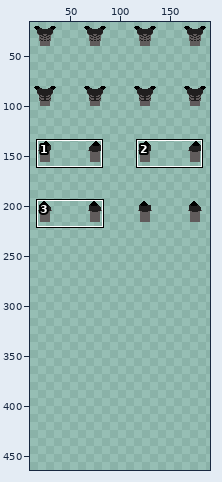
One commit to this sprite sheet: core/assets/black_plate_torso.png. The first picture is a wide view before the edit; the outline marks the close-up.
Close-up. Earlier state:
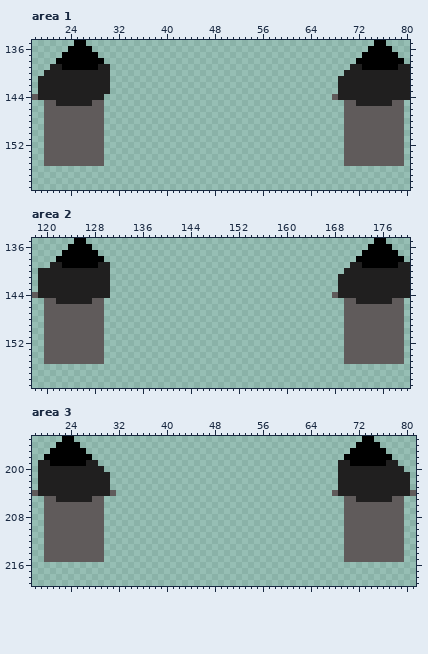
The file is 250x240 pixels. Shown: area 1: x 18..80, y 135..159; area 2: x 118..180, y 135..159; area 3: x 18..81, y 195..219. The old version is drawn lined up with the new one, on the new canvas. The wide view leaves out empty margins. The commit also changed other parts of the picture, which this record leaves out.
Now the later version:
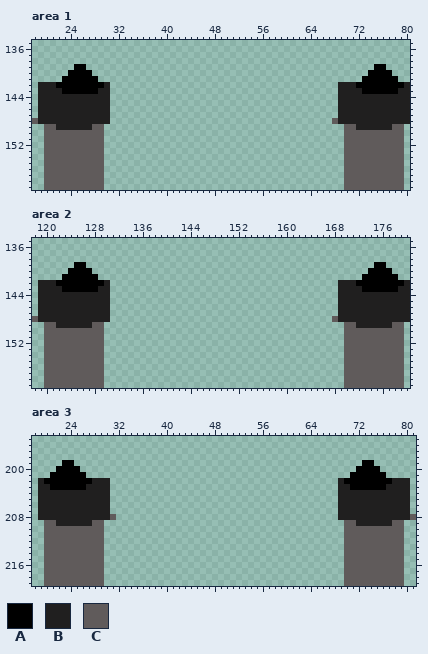
Palette (. is transparent): A #000000  B #201f1f  C #605b5b
The exact change:
canvas 250x240 -> 250x480
Area 1:
y 135: x 25..26 AA -> ..; x 75..76 AA -> ..
y 136: x 24..27 AAAA -> ....; x 74..77 AAAA -> ....
y 137: x 23..28 AAAAAA -> ......; x 73..78 AAAAAA -> ......
y 138: x 22..29 AAAAAAAA -> ........; x 72..79 AAAAAAAA -> ........
y 139: x 21..24 BBAA -> ....; x 27..30 AABB -> ....; x 71..74 BBAA -> ....; x 77..80 AABB -> ....
y 140: x 20..30 BBBBBBBBBBB -> ....AAAA...; x 70..80 BBBBBBBBBBB -> ....AAAA...
y 141: x 19..30 BBBBBBBBBBBB -> ....AAAAAA..; x 69..80 BBBBBBBBBBBB -> ....AAAAAA..
y 142: x 22..29 BBBBBBBB -> AAAAAAAA; x 72..79 BBBBBBBB -> AAAAAAAA
y 143: x 23..28 BBBBBB -> AAAAAA; x 73..78 BBBBBB -> AAAAAA
y 144: x 18 C -> .; x 30 . -> B; x 68 C -> .
y 145: x 19..21 .CC -> BBB; x 28..30 CC. -> BBB; x 69..71 .CC -> BBB; x 78..80 CC. -> BBB
y 146..147: x 19..30 .CCCCCCCCCC. -> BBBBBBBBBBBB; x 69..80 .CCCCCCCCCC. -> BBBBBBBBBBBB
y 148: x 18..30 ..CCCCCCCCCC. -> CBBBBBBBBBBBB; x 68..80 ..CCCCCCCCCC. -> CBBBBBBBBBBBB
y 149: x 22..27 CCCCCC -> BBBBBB; x 72..77 CCCCCC -> BBBBBB
y 156..159: x 20..29 .......... -> CCCCCCCCCC; x 70..79 .......... -> CCCCCCCCCC
Area 2:
y 135: x 125..126 AA -> ..; x 175..176 AA -> ..
y 136: x 124..127 AAAA -> ....; x 174..177 AAAA -> ....
y 137: x 123..128 AAAAAA -> ......; x 173..178 AAAAAA -> ......
y 138: x 122..129 AAAAAAAA -> ........; x 172..179 AAAAAAAA -> ........
y 139: x 121..124 BBAA -> ....; x 127..130 AABB -> ....; x 171..174 BBAA -> ....; x 177..180 AABB -> ....
y 140: x 119..130 BBBBBBBBBBBB -> .....AAAA...; x 170..180 BBBBBBBBBBB -> ....AAAA...
y 141: x 119..130 BBBBBBBBBBBB -> ....AAAAAA..; x 169..180 BBBBBBBBBBBB -> ....AAAAAA..
y 142: x 122..129 BBBBBBBB -> AAAAAAAA; x 172..179 BBBBBBBB -> AAAAAAAA
y 143: x 123..128 BBBBBB -> AAAAAA; x 173..178 BBBBBB -> AAAAAA
y 144: x 118 C -> .; x 168 C -> .
y 145: x 119..121 .CC -> BBB; x 128..130 CC. -> BBB; x 169..171 .CC -> BBB; x 178..180 CC. -> BBB
y 146..147: x 119..130 .CCCCCCCCCC. -> BBBBBBBBBBBB; x 169..180 .CCCCCCCCCC. -> BBBBBBBBBBBB
y 148: x 118..130 ..CCCCCCCCCC. -> CBBBBBBBBBBBB; x 168..180 ..CCCCCCCCCC. -> CBBBBBBBBBBBB
y 149: x 122..127 CCCCCC -> BBBBBB; x 172..177 CCCCCC -> BBBBBB
y 156..159: x 120..129 .......... -> CCCCCCCCCC; x 170..179 .......... -> CCCCCCCCCC
Area 3:
y 195: x 23..24 AA -> ..; x 73..74 AA -> ..
y 196: x 22..25 AAAA -> ....; x 72..75 AAAA -> ....
y 197: x 21..26 AAAAAA -> ......; x 71..76 AAAAAA -> ......
y 198: x 20..27 AAAAAAAA -> ........; x 70..77 AAAAAAAA -> ........
y 199: x 19..22 BBAA -> ....; x 25..28 AABB -> ....; x 69..72 BBAA -> ....; x 75..78 AABB -> ....
y 200: x 19..29 BBBBBBBBBBB -> ...AAAA....; x 69..79 BBBBBBBBBBB -> ...AAAA....
y 201: x 19..30 BBBBBBBBBBBB -> ..AAAAAA....; x 69..80 BBBBBBBBBBBB -> ..AAAAAA....
y 202: x 20..27 BBBBBBBB -> AAAAAAAA; x 70..77 BBBBBBBB -> AAAAAAAA
y 203: x 21..26 BBBBBB -> AAAAAA; x 71..76 BBBBBB -> AAAAAA
y 204: x 18 C -> .; x 31 C -> .; x 68 C -> .; x 81 C -> .
y 205: x 19..21 .CC -> BBB; x 28..30 CC. -> BBB; x 69..71 .CC -> BBB; x 78..80 CC. -> BBB
y 206..207: x 19..30 .CCCCCCCCCC. -> BBBBBBBBBBBB; x 69..80 .CCCCCCCCCC. -> BBBBBBBBBBBB
y 208: x 19..31 .CCCCCCCCCC.. -> BBBBBBBBBBBBC; x 69..81 .CCCCCCCCCC.. -> BBBBBBBBBBBBC
y 209: x 22..27 CCCCCC -> BBBBBB; x 72..77 CCCCCC -> BBBBBB
y 216..219: x 20..29 .......... -> CCCCCCCCCC; x 70..79 .......... -> CCCCCCCCCC
